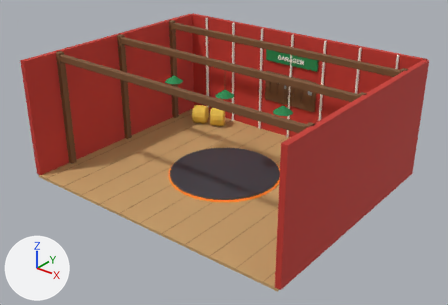
Two versions of the glTF model assets/garage.glb, one commit apart.
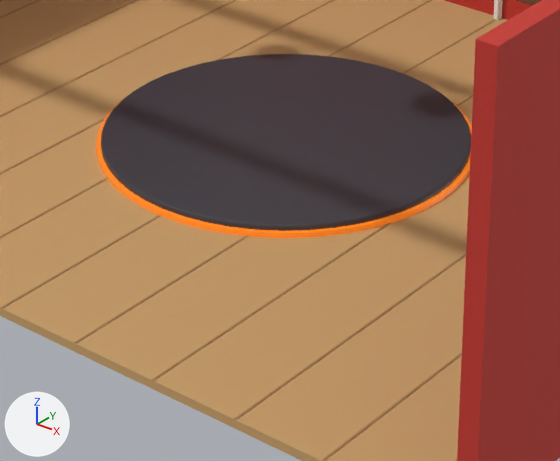
There are two pictures of each version: one whole from a 50 mm camera at (26.3, -33.0, 22.2) aimed at (0.5, -0.8, 2.3), one close up on the part from 31% to 68% of the width and 43% to 88% of the height. The axes (+X, +Y, +Z) are drawn at lower left. The lights are the same throughout. The last two pictures show the newer version.

The older version as bpy lines, for what is in view:
```python
mat_turnring = principled_material('TurnRing')
mat_turnring.base_color = (0.913, 0.223, 0.0137)  # orange #f5821f
mat_turnring.roughness = 0.35
mat_turnring.emission_color = (0.365, 0.0893, 0.00548)  # brown #a35411
mat_turnring.emission_strength = 1.0
me_cube = bpy.data.meshes.new('Cube')
me_cube.from_pydata(...)  # 2830 vertices, 5404 faces; spans x -11.2..11.2, y -9.0..9.2, z -0.2..9.0
me_cube.materials.append(mat_floor)  # orange #c9a06a
me_cube.materials.append(mat_plankline)  # brown #a87f4e
me_cube.materials.append(mat_wall)  # red #c8372d
me_cube.materials.append(mat_beam)  # brown #7a5230
me_cube.materials.append(mat_trim)  # white #faf7ee
me_cube.materials.append(mat_turntable)  # dark grey #3d3f46
me_cube.materials.append(mat_turnring)  # orange #f5821f, glowing brown #a35411
me_cube.materials.append(mat_hay)  # yellow #f2c94c
me_cube.materials.append(mat_tool)  # grey #8e9399
me_cube.materials.append(mat_green)  # green #1f8a4c
me_cube.materials.append(mat_lamp)  # beige #fff1c1, glowing beige #fff1c1
me_cube.materials.append(mat_sign)  # green #1f8a4c
ob_garage = bpy.data.objects.new('Garage', me_cube)
ob_garage.location = (0.0, 0.0, 0.0)
```
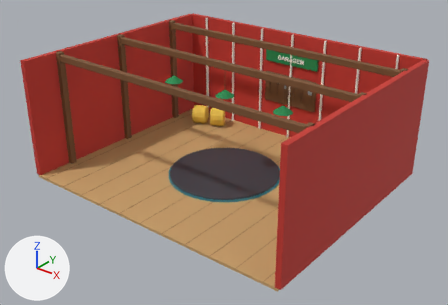
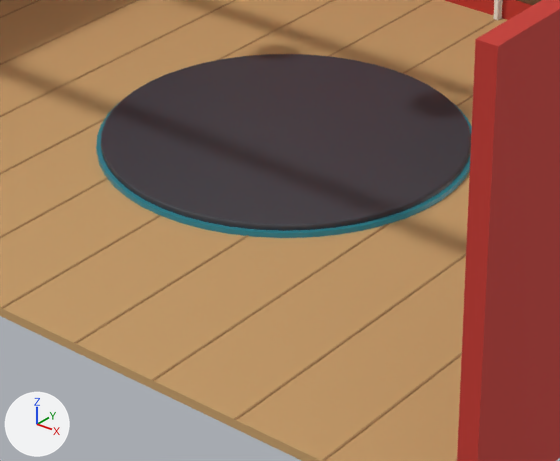
Where the change shows, as pixel boxes [x1, y1, x2, y2] in the close-ups (560 x 461 px):
'Garage', recoloured
    both: [90, 99, 475, 243]

Diff of the bpy script that builds the scene:
```diff
--- a/assets/garage.glb.py
+++ b/assets/garage.glb.py
@@ mat_turnring @@
 mat_turnring = principled_material('TurnRing')
-mat_turnring.base_color = (0.913, 0.223, 0.0137)  # orange #f5821f
+mat_turnring.base_color = (0.0152, 0.15, 0.191)  # dark cyan #216c79
 mat_turnring.roughness = 0.35
-mat_turnring.emission_color = (0.365, 0.0893, 0.00548)  # brown #a35411
+mat_turnring.emission_color = (0.00608, 0.06, 0.0765)  # dark cyan #12454e
 mat_turnring.emission_strength = 1.0
```
